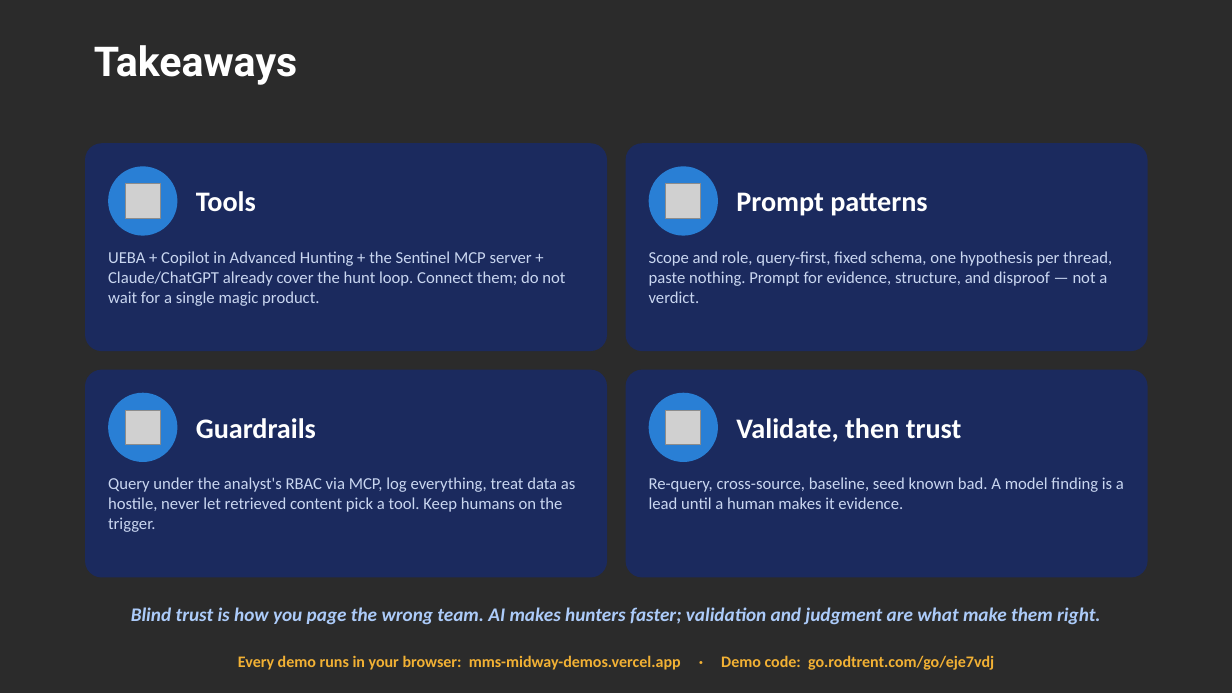
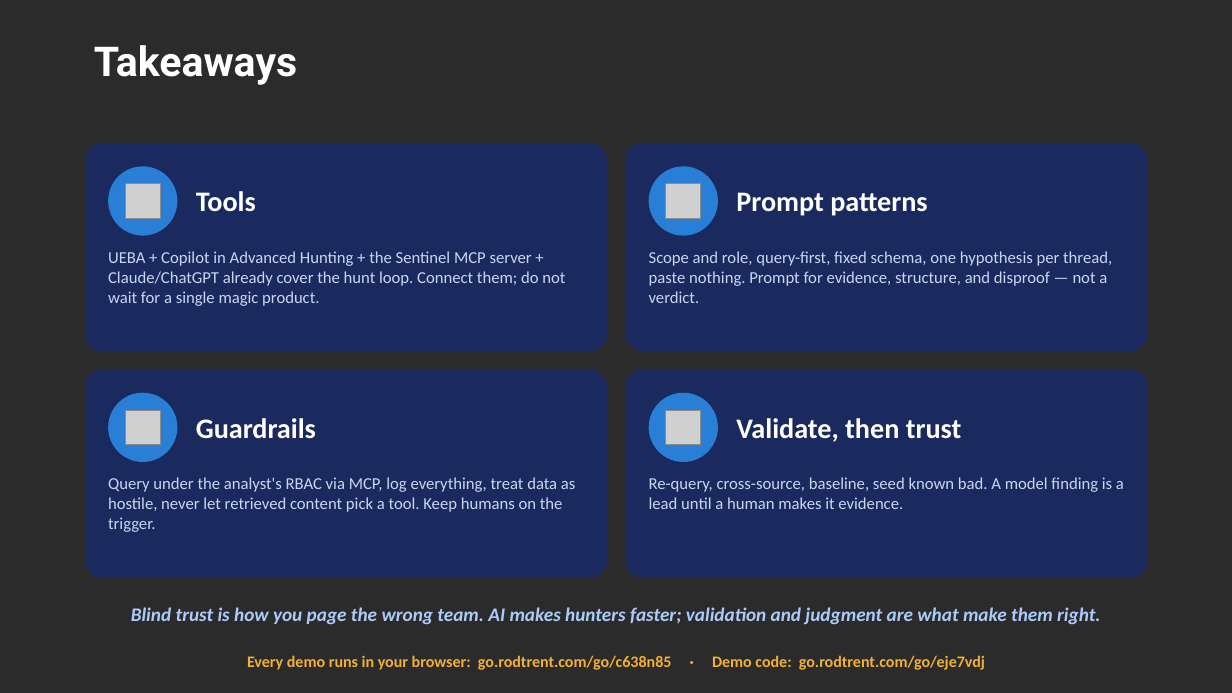
Before and after one commit to rod-trent/MMSMOA, a slide deck: slide 23 of SlideDecks/Using AI for Modern Threat Detection - MMS Midway 2026.pptx. Drawn at 1232x693 pixels with LibreOffice and Linux fonts; fonts in the diff are those of the drawing; grey boxes stand for pictures; background and template pictures are left out; a plain dark background stands for a picture behind light text. Boxes give left, top, right and bottom in pixels: in the first picture for what was removed or moved away, otherwise in the second. Text is boxed around its words. In the diff, an @@ line names an element or a change of style, - is before the commit and + after.

```diff
--- a/SlideDecks/Using AI for Modern Threat Detection - MMS Midway 2026.pptx
+++ b/SlideDecks/Using AI for Modern Threat Detection - MMS Midway 2026.pptx
@@ text at (247, 655, 985, 670): text changed @@
-Every demo runs in your browser: mms-midway-demos.vercel.app · Demo code: go.rodtrent.com/go/eje7vdj
+Every demo runs in your browser: go.rodtrent.com/go/c638n85 · Demo code: go.rodtrent.com/go/eje7vdj
```
Also in this commit, not shown: 2 other files.
